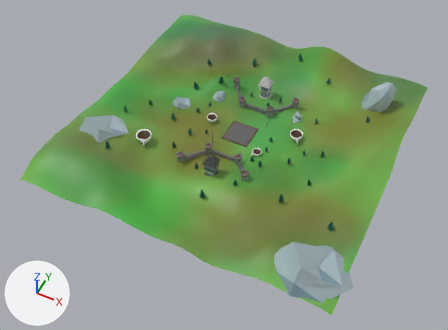
Renders of the Blender file assets/word/terrain.blend from each side of a commit.
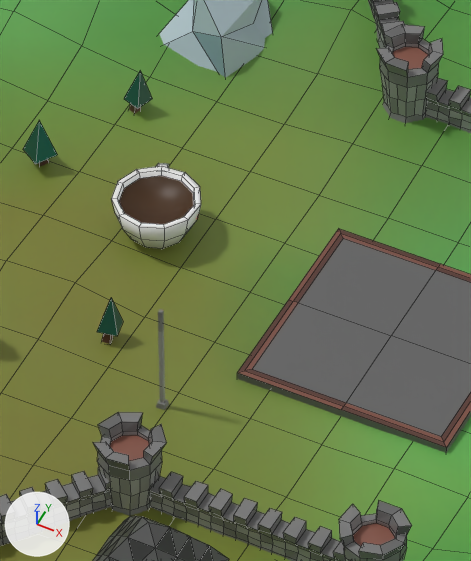
The first picture shows the older version from a 50 mm camera at (134.3, -295.3, 328.0) aimed at (-0.3, -26.0, -8.7). The close-ups show the older and then the newer version on the part from 43% to 56% of the width and 28% to 48% of the height of that picture. Only the edits that show in the close-ups are written down. The axes (+X, +Y, +Z) are drawn at lower left. The lights are the same throughout. The close-ups show mesh edges as thin lines.
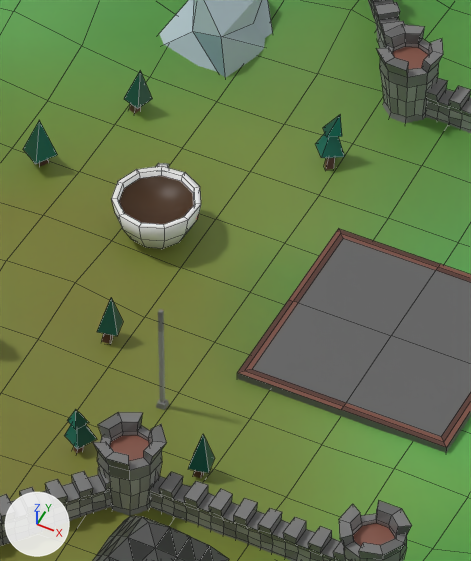
Edits to the bpy script that builds the scene:
```text
Add img_color_palette_png_030:
    img_color_palette_png_030 = load_image('color-palette.png.030', '../textures/color-palette.png', 512, 512, 'sRGB')
Add img_color_palette_png_029:
    img_color_palette_png_029 = load_image('color-palette.png.029', '../textures/color-palette.png', 512, 512, 'sRGB')
Add img_color_palette_png_027:
    img_color_palette_png_027 = load_image('color-palette.png.027', '../textures/color-palette.png', 512, 512, 'sRGB')
Add mat_colormap_030:
    mat_colormap_030 = principled_material('ColorMap.030')
    mat_colormap_030.texture = img_color_palette_png_030
Add mat_colormap_029:
    mat_colormap_029 = principled_material('ColorMap.029')
    mat_colormap_029.texture = img_color_palette_png_029
Add mat_colormap_027:
    mat_colormap_027 = principled_material('ColorMap.027')
    mat_colormap_027.texture = img_color_palette_png_027
Add me_cube_037:
    me_cube_037.from_pydata(...)  # 18 vertices, 16 faces; spans x -0.44..1.22, y -0.86..0.81, z -0.28..4.12
    me_cube_037.materials.append(mat_colormap_030)  # picture img_color_palette_png_030
Add me_cube_036:
    me_cube_036.from_pydata(...)  # 13 vertices, 11 faces; spans x -1.0..1.0, y -1.0..1.0, z -2.7..2.68
    me_cube_036.materials.append(mat_colormap_029)  # picture img_color_palette_png_029
Add me_cube_034:
    me_cube_034.from_pydata(...)  # 18 vertices, 16 faces; spans x -0.44..1.22, y -0.86..0.81, z -0.28..4.12
    me_cube_034.materials.append(mat_colormap_027)  # picture img_color_palette_png_027
Add ob_tree3_021:
    ob_tree3_021 = bpy.data.objects.new('tree3.021', me_cube_037)
    ob_tree3_021.location = (-18.47, -24.35, 0.57)
    ob_tree3_021.rotation_euler = (-0.0328, -0.0499, 1.049)  # degrees (-1.9, -2.9, 60)
    ob_tree3_021.scale = (1.24, 1.24, 1.24)
Add ob_tree1_010:
    ob_tree1_010 = bpy.data.objects.new('tree1.010', me_cube_036)
    ob_tree1_010.location = (-7.6, -22.02, 2.62)
    ob_tree1_010.rotation_euler = (0.0, 0.0, -1.385)  # degrees (0, 0, -79)
    ob_tree1_010.scale = (0.937, 0.937, 0.937)
Add ob_tree3_020:
    ob_tree3_020 = bpy.data.objects.new('tree3.020', me_cube_034)
    ob_tree3_020.location = (-14.62, 17.44, 0.46)
    ob_tree3_020.rotation_euler = (0.156, 0.117, 2.282)  # degrees (8.9, 6.7, 131)
    ob_tree3_020.scale = (1.33, 1.33, 1.33)
```

Where the change shows, as pixel boxes [x1, y1, x2, y2] in the close-ups (471 x 561 px):
'tree3.020', added (green): after [316, 115, 345, 171]
'tree3.021', added (green): after [65, 409, 97, 453]
'tree1.010', added (green): after [188, 435, 215, 478]
